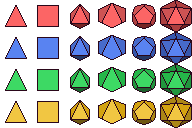
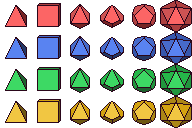
Layered file, before and after one edit (192 × 128). Changes by layer:
painted on "Background copy" over [17, 3, 126, 124]
